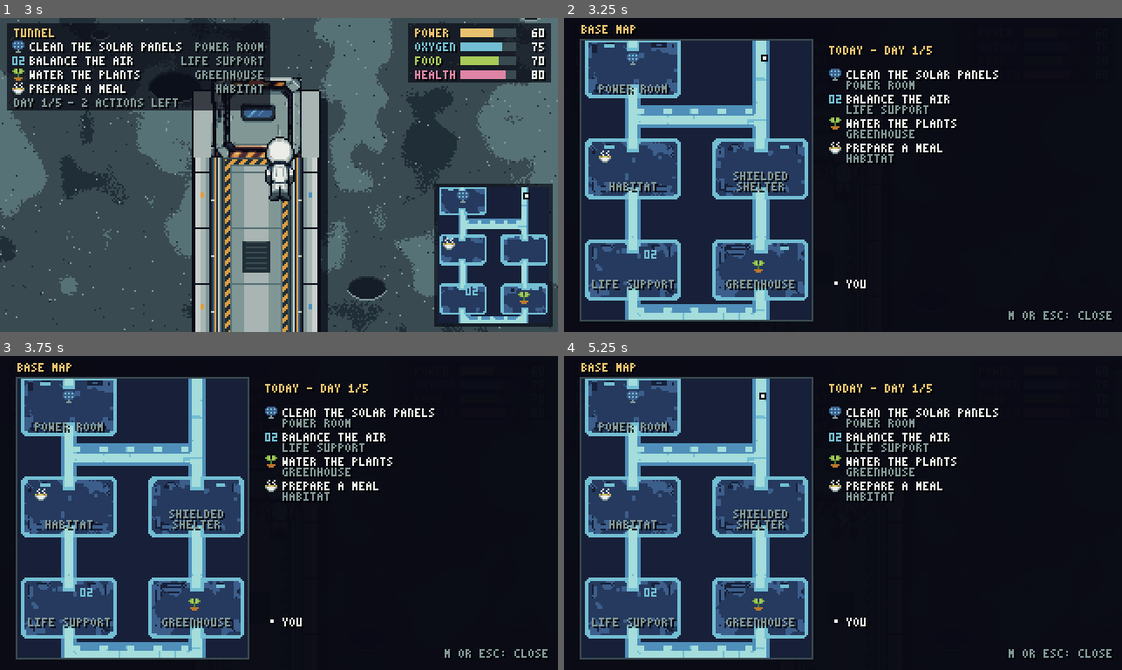
Above: before the commit, frames 1-4 (two rows, left to right).
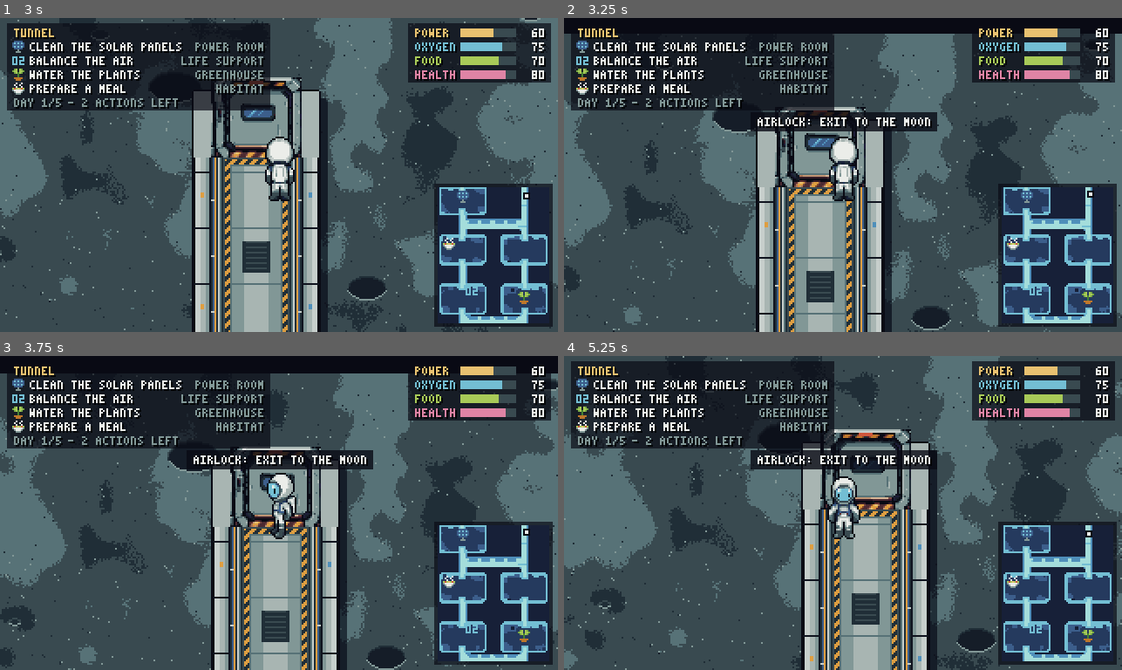
Above: after the commit, the same moments.

Repository: HattoriLoL/Artemis-Adventure
Game: Godot game, scene res://cenas/escolha_pouso.tscn
Two runs of this game, one before a commit and one after it. Both use one fixed random seed, a clock stepped at 60 frames per second and the inputs below.
Inputs (mouse positions are in pixels of both pictures, inside the frame that each line leads up to):
- Up to frame 1 (3 s): tap Enter (ui_accept) at 0.5, 0.77, 1.25, 1.52, 2, 2.75 s; move the mouse to (401, 159) at 0.52 s; hold D (direita) 0.53-1.28 s; hold E (usar) 0.53-1.28 s; click (401, 159) at 0.67 s; tap X at 0.8, 1.35, 2.1 s; move the mouse to (167, 190) at 1.27 s; hold S (baixo) 1.28-2.03 s; tap J at 1.55, 2.3, 2.85 s; move the mouse to (334, 105) at 2.02 s; hold D (direita) 2.03-2.78 s; move the mouse to (251, 237) at 2.77 s; hold W (cima) from 2.78 s (still down); click (251, 237) at 2.92 s
- Up to frame 2 (3.25 s): keep holding W (cima); tap Enter (ui_accept) at 3.02 s; tap M (mapa, bound only before the commit) at 3.05 s
- Up to frame 3 (3.75 s): move the mouse to (446, 560) at 3.52 s; release W (cima) at 3.53 s; hold A (esquerda) from 3.53 s (still down); hold E (usar) from 3.53 s (still down); tap Shift (andar) at 3.6 s
- Up to frame 4 (5.25 s): tap Enter (ui_accept) at 3.77, 4.52 s; tap Escape (ui_cancel) at 4.15 s; move the mouse to (675, 465) at 4.27 s; release E (usar) at 4.28 s; tap M (mapa, bound only before the commit) at 4.35 s; tap X at 4.55 s; move the mouse to (870, 513) at 5.02 s; release A (esquerda) at 5.03 s; hold S (baixo) from 5.03 s (still down); hold E (usar) from 5.03 s (still down); click (870, 513) at 5.17 s

Frame 1 is identical in both runs. In frame 2, 80% of the frame differs, in the area x 0-100%, y 2-100%; in frame 3, 79%; in frame 4, 82%, in the area x 0-100%, y 0-100%.

Commit message:
Sai o mapa da tecla M: fica só o minimapa do canto (64x78)

Diff:
--- a/jogo/scripts/mapa.gd
+++ b/jogo/scripts/mapa.gd
@@ -15,13 +15,11 @@
 const ESCURO := Color("#394a50")
 const AZUL := Color("#73bed3")
 const SEM_SOL := "NO SUN TODAY: NO EFFECT"
-# planta da base (arte do PixelAi, ver arte/minimapa.py) em dois tamanhos: o minimapa do canto de baixo à direita e o
-# mapa da tecla M. A imagem cobre o retângulo PLANTA_ORIGEM + PLANTA_TAM do mapa (salas e túneis), em qualquer tamanho
+# minimapa (canto de baixo à direita): a planta da base (arte do PixelAi, ver arte/minimapa.py), que cobre o retângulo
+# PLANTA_ORIGEM + PLANTA_TAM do mapa (salas e túneis); a escala sai do tamanho da imagem
 const TEX_MINIMAPA := preload("res://assets/mapa/minimapa_canto.png")     # 64x78 (testados: 53x64 e 74x90)
-const TEX_MAPA_TELA := preload("res://assets/mapa/mapa_tela.png")        # 132x160
 const PLANTA_ORIGEM := Vector2(40, 40)
 const PLANTA_TAM := Vector2(944, 1146)
-const TELA_POS := Vector2(10, 13)                                       # canto do mapa da tecla M
 const CONTORNO := Color("#090a14")
 # a parede de baixo de cada sala e a verga da porta de cima ficam fora do fundo da sala: entram no Y-sort do mapa
 # junto com o astronauta, então ele passa atrás delas (antes ele ficava em cima da parede na porta de baixo)
@@ -47,7 +45,6 @@
 var camada_ui: CanvasLayer
 var ciclo: CicloDias               # ciclo_dias.gd: dias, ações, boletim, noite e fim da missão
 var em_minigame := false
-var mapa_aberto := false           # o mapa grande da tecla M
 var desistir := 0.0                # > 0: o jogador tentou fechar um minigame já começado; de novo = desiste (falha)
 var quadro_desistir := -1          # quadro do primeiro pedido (Esc e clique no X no mesmo quadro não confirmam)
 var aviso_desistir: Control        # o aviso por cima do minigame
@@ -111,7 +108,7 @@
 
 func _entradas() -> void:
 	var m := {"esquerda": [KEY_A, KEY_LEFT], "direita": [KEY_D, KEY_RIGHT], "cima": [KEY_W, KEY_UP],
-		"baixo": [KEY_S, KEY_DOWN], "correr": [KEY_SHIFT], "usar": [KEY_E, KEY_X, KEY_J, KEY_ENTER], "mapa": [KEY_M]}
+		"baixo": [KEY_S, KEY_DOWN], "correr": [KEY_SHIFT], "usar": [KEY_E, KEY_X, KEY_J, KEY_ENTER]}
 	for acao in m:
 		if InputMap.has_action(acao):
 			continue
@@ -270,7 +267,7 @@
 
 
 func pode_pausar() -> bool:
-	return not em_minigame and not fim and not mapa_aberto and Engine.get_process_frames() != quadro_fechou_minigame
+	return not em_minigame and not fim and Engine.get_process_frames() != quadro_fechou_minigame
 
 
 func _avisar(txt: String) -> void:
@@ -370,15 +367,8 @@
 	var it := _perto(interacoes, usadas)
 	if demo:
 		_demo(delta)
-	if mapa_aberto:
-		if Input.is_action_just_pressed("mapa") or Input.is_action_just_pressed("ui_cancel"):
-			mapa_aberto = false
-			travar(false)
-	elif dormindo or em_minigame or fim or ciclo.ocupado() or escuro > 0.0:
+	if dormindo or em_minigame or fim or ciclo.ocupado():
 		pass
-	elif Input.is_action_just_pressed("mapa") and not demo:
-		mapa_aberto = true
-		travar(true)
 	elif not tf.is_empty() and (Input.is_action_just_pressed("usar") or (demo and _bot_usa(tf))):
 		_usar(tf)
 	elif not it.is_empty() and (Input.is_action_just_pressed("usar") or (demo and _bot_usa(it))):
@@ -639,9 +629,6 @@
 	Fonte.desenhar(hud, "- " + acoes, Vector2(8 + Fonte.largura(rodape) + 4, y), cor_acoes)
 	_desenha_recursos()
 	_desenha_minimapa()
-	if mapa_aberto:
-		_desenha_mapa_tela()
-		return
 	var tf := _perto(tarefas, feitas)
 	if tf.is_empty():
 		tf = _perto(interacoes, usadas)
@@ -668,70 +655,21 @@
 
 ## Minimapa no canto de baixo à direita: a planta pequena com o ícone de cada tarefa que dá para fazer agora (o mesmo
 ## da lista no canto de cima; as mesmas da seta amarela) e o astronauta em branco. Some com os minigames, os painéis do
-## dia (boletim, noite, fim), o mapa da tecla M e enquanto ele dorme.
+## dia (boletim, noite, fim) e enquanto ele dorme.
 func _desenha_minimapa() -> void:
-	if em_minigame or fim or dormindo or escuro > 0.0 or ciclo.ocupado() or mapa_aberto:
+	if em_minigame or fim or dormindo or escuro > 0.0 or ciclo.ocupado():
 		return
 	var canto := Vector2(320 - 5, 180 - 5) - TEX_MINIMAPA.get_size()
 	hud.draw_rect(Rect2(canto - Vector2(2, 2), TEX_MINIMAPA.get_size() + Vector2(4, 4)), Color(0.035, 0.04, 0.08, 0.7))
-	_desenha_planta(TEX_MINIMAPA, canto, false)
-
-
-## Mapa da tecla M: a planta grande com o nome das salas, todas as tarefas do dia (feitas apagadas com visto) e, ao
-## lado, a lista do dia com os mesmos ícones. O astronauta fica parado enquanto ele está aberto (M ou Esc fecha).
-func _desenha_mapa_tela() -> void:
-	hud.draw_rect(Rect2(0, 0, 320, 180), Color(0.035, 0.04, 0.08, 0.98))
-	Fonte.desenhar(hud, "BASE MAP", Vector2(TELA_POS.x, 4), AMARELO)
-	var tam := TEX_MAPA_TELA.get_size()
-	hud.draw_rect(Rect2(TELA_POS - Vector2(1, 1), tam + Vector2(2, 2)), ESCURO)
-	_desenha_planta(TEX_MAPA_TELA, TELA_POS, true)
-	for nome in salas:                         # nome da sala embaixo, dentro dela
-		var s: Dictionary = salas[nome]
-		var tam_sala := Vector2(s["dados"]["tamanho"][0], s["dados"]["tamanho"][1])
-		var p := _na_planta(s["pos"] + Vector2(tam_sala.x / 2.0, tam_sala.y), TEX_MAPA_TELA, TELA_POS)
-		var cor := CINZA if nome != sala_atual else BRANCO
-		var titulo := _titulo_sala(nome)
-		var largura_sala := tam_sala.x * TEX_MAPA_TELA.get_size().x / PLANTA_TAM.x
-		if Fonte.largura(titulo) > largura_sala - 6 and " " in titulo:     # nome comprido: duas linhas
-			var partes := titulo.split(" ", false, 1)
-			Fonte.centralizado(hud, partes[0], p.x, p.y - 15, cor)
-			Fonte.centralizado(hud, partes[1], p.x, p.y - 9, cor)
-		else:
-			Fonte.centralizado(hud, titulo, p.x, p.y - 9, cor)
-	# a lista do dia
-	var x := TELA_POS.x + tam.x + 10
-	var y := 16.0
-	Fonte.desenhar(hud, "TODAY - DAY %d/%d" % [Missao.dia, ciclo.total_dias()], Vector2(x, y), AMARELO)
-	for id in ciclo.hoje:
-		var tf := _tarefa(id)
-		if tf.is_empty():
-			continue
-		y += 14
-		var feito := feitas.has(id)
-		var pode := ciclo.disponivel(id) and not feito
-		var ic: Texture2D = tf.get("icone")
-		if ic:
-			hud.draw_texture(ic, Vector2(x, y - 1), Color.WHITE if pode else Color(1, 1, 1, 0.35))
-			if feito:
-				_visto(Vector2(x + 2, y + 1))
-		Fonte.desenhar(hud, str(tf["texto"]), Vector2(x + 10, y), BRANCO if pode else CINZA)
-		Fonte.desenhar(hud, _titulo_sala(tf["sala"]), Vector2(x + 10, y + 6), ESCURO if not pode else CINZA)
-	Fonte.desenhar(hud, "YOU", Vector2(x + 10, 150), BRANCO)
-	hud.draw_rect(Rect2(x + 2, 150, 4, 4), CONTORNO)
-	hud.draw_rect(Rect2(x + 3, 151, 2, 2), BRANCO)
-	var fechar := "M OR ESC: CLOSE"
-	Fonte.desenhar(hud, fechar, Vector2(320 - 6 - Fonte.largura(fechar), 168), CINZA)
-
-
-## A planta (minimapa ou mapa da tecla M) com o canto em canto: ícones das tarefas e o astronauta. Com todas, mostra
-## também as tarefas do dia já feitas ou sem ação sobrando (apagadas; feita com visto), senão só as que dá para fazer.
-func _desenha_planta(tex: Texture2D, canto: Vector2, todas: bool) -> void:
+	_desenha_planta(TEX_MINIMAPA, canto)
+
+
+## A planta com o canto em canto: os ícones das tarefas que dá para fazer agora e o astronauta.
+func _desenha_planta(tex: Texture2D, canto: Vector2) -> void:
 	hud.draw_texture(tex, canto)
 	var aceso := fmod(t, 0.8) < 0.55
 	for id in ciclo.hoje:
-		var feito := feitas.has(id)
-		var pode := ciclo.disponivel(id) and not feito
-		if not pode and not todas:
+		if feitas.has(id) or not ciclo.disponivel(id):
 			continue
 		var tf := _tarefa(id)
 		if tf.is_empty():
@@ -742,16 +680,12 @@
 			var tam_ic := ic.get_size()
 			var meio := (tam_ic / 2.0).floor()
 			var c := m.clamp(canto + meio, canto + tex.get_size() - tam_ic + meio)
-			hud.draw_texture(ic, c - meio, Color.WHITE if pode else Color(1, 1, 1, 0.35))
-			if feito:
-				_visto(c - meio + Vector2(2, 2))
-		elif aceso and pode:
+			hud.draw_texture(ic, c - meio)
+		elif aceso:
 			hud.draw_rect(Rect2(m + Vector2(-1, -2), Vector2(3, 5)), CONTORNO)    # cruz amarela com contorno
 			hud.draw_rect(Rect2(m + Vector2(-2, -1), Vector2(5, 3)), CONTORNO)
 			hud.draw_rect(Rect2(m + Vector2(0, -1), Vector2(1, 3)), AMARELO)
 			hud.draw_rect(Rect2(m + Vector2(-1, 0), Vector2(3, 1)), AMARELO)
-	if todas and not aceso:                    # no mapa grande o astronauta pisca, para achar rápido
-		return
 	var j := _na_planta(jogador.global_position, tex, canto)
 	hud.draw_rect(Rect2(j - Vector2(1, 1), Vector2(4, 4)), CONTORNO)
 	hud.draw_rect(Rect2(j, Vector2(2, 2)), BRANCO)
Binary file removed: jogo/assets/mapa/mapa_tela.png
Not shown, removed: jogo/assets/mapa/mapa_tela.png.import
Binary file removed: jogo/assets/mapa/minimapa.png
Not shown, removed: jogo/assets/mapa/minimapa.png.import
